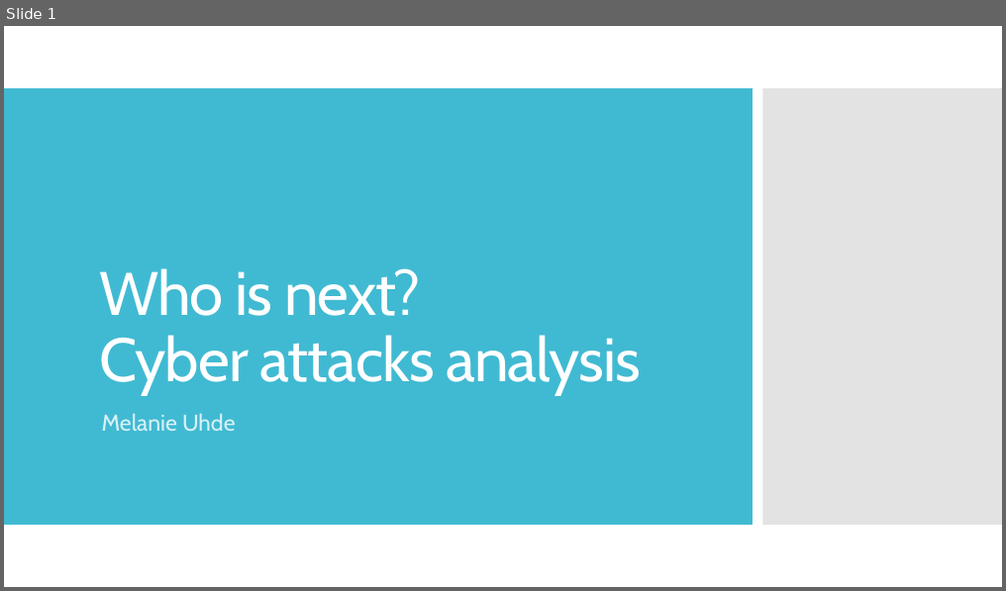
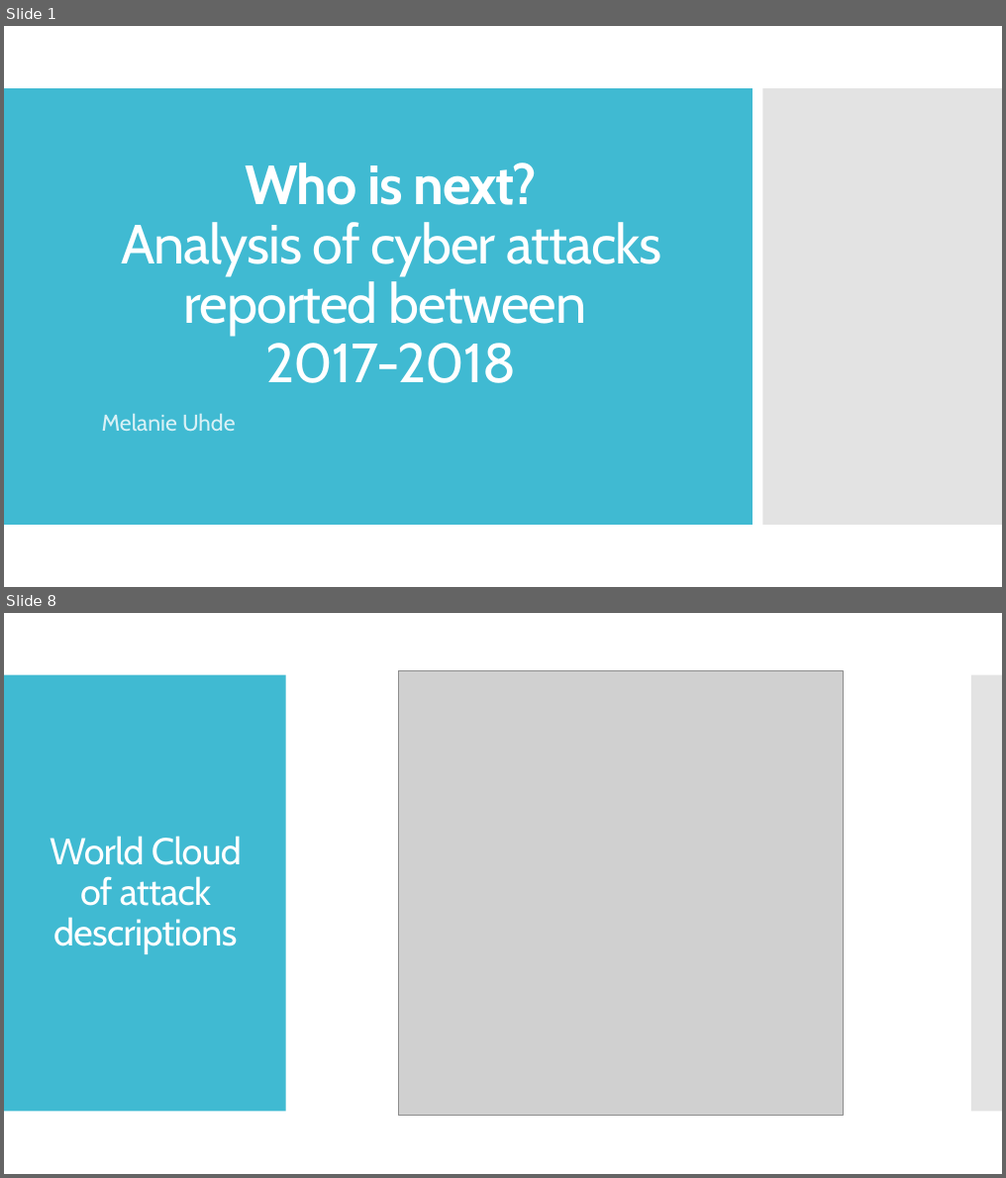
Before and after one commit to MelanieU/cyberattacks_in_healthcare, a slide deck: Analysis/hackmageddon_presentation.pptx. Shown one above the other, each under a label of ours: slide 1 before the commit, slides 1 and 8 after it; the slides between them are not shown. The pictures are 1006x591 and 1006x1178 pixels, drawn with LibreOffice and Linux fonts; fonts in the diff are those of the drawing; grey boxes stand for pictures. Boxes give left, top, right and bottom in pixels: in the first picture for what was removed or moved away, otherwise in the second. Text is boxed around its words. In the diff, an @@ line names an element or a change of style, - is before the commit and + after.

```diff
--- a/Analysis/hackmageddon_presentation.pptx
+++ b/Analysis/hackmageddon_presentation.pptx
@@ slide 8 added at (x1=4, y1=613, x2=1002, y2=1174), background #FFFFFF @@
@@ picture added at (x1=399, y1=671, x2=844, y2=1116) @@
@@ rectangle added at (x1=4, y1=675, x2=286, y2=1112), fill #40BAD2 @@
@@ rectangle added at (x1=971, y1=675, x2=1002, y2=1112), fill #C8C8C8 at 50% opacity @@
@@ title added at (x1=50, y1=836, x2=242, y2=955), 36 pt, text #FFFFFF @@
+World Cloud of attack descriptions
@@ slide 1 changed as well @@
@@ title at (x1=121, y1=163, x2=662, y2=383): text changed; size 59 to 53.1 pt @@
-Who is next?
-Cyber attacks analysis
+Who is next?
+Analysis of cyber attacks reported between
+2017-2018
```
Also in this commit, not shown: 11 other slides added, 6 slides removed.
